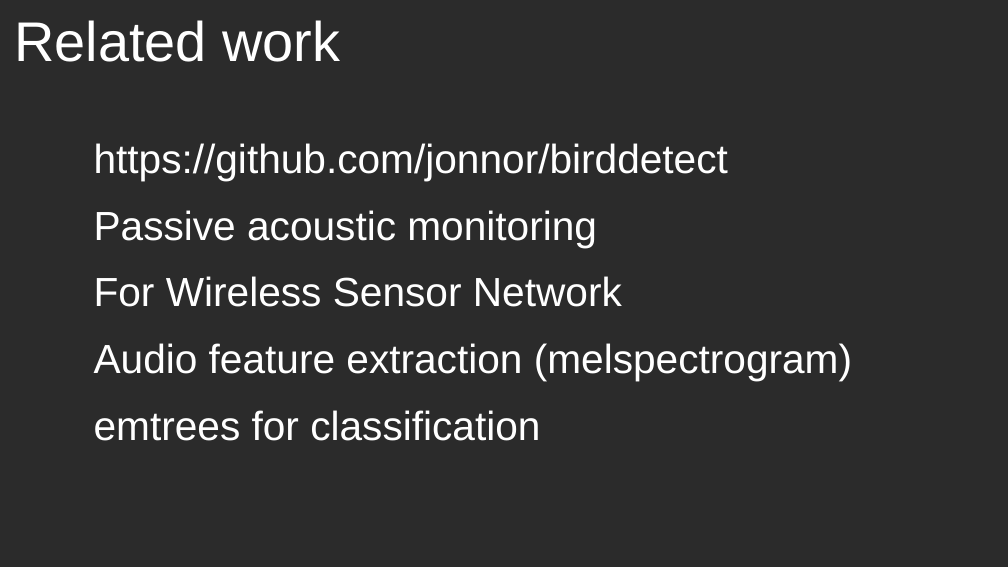
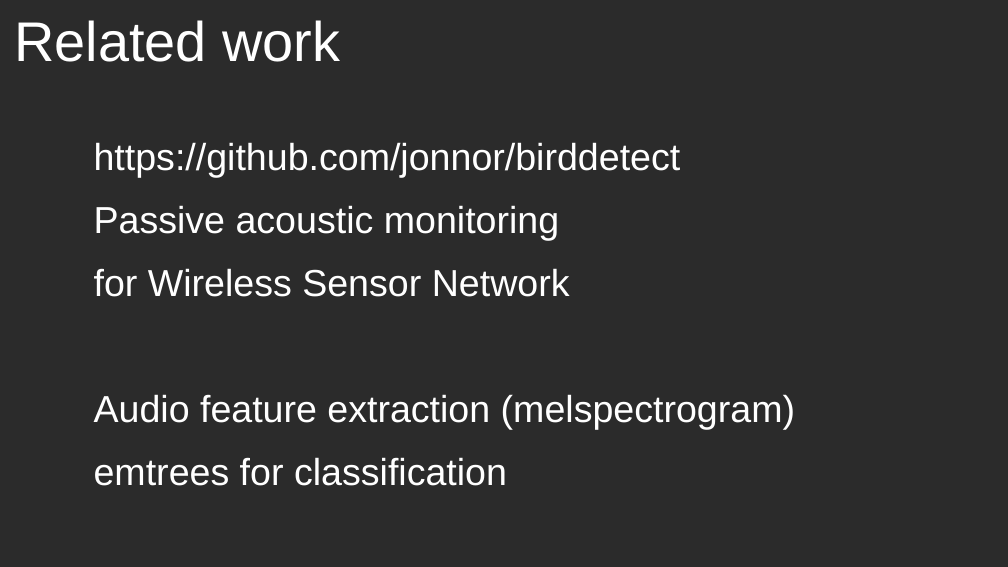
Before and after one commit to jonnor/embeddedml, a slide deck: slide 24 of doc/euroscipy2018/slides.odp (slide 23 before the commit). Drawn at 1008x567 pixels with LibreOffice and Linux fonts; fonts in the diff are those of the drawing; background and template pictures are left out; a plain dark background stands for a picture behind light text. Boxes give left, top, right and bottom in pixels: in the first picture for what was removed or moved away, otherwise in the second. Text is boxed around its words. In the diff, an @@ line names an element or a change of style, - is before the commit and + after.

```diff
--- a/doc/euroscipy2018/slides.odp
+++ b/doc/euroscipy2018/slides.odp
@@ text at bbox=[94, 142, 795, 486]: size 32 to 29.6 pt in "https://github.com/jonnor/birddetect", "Passive acoustic monitoring", "Audio feature extraction (melspectrogram)", "emtrees for classification" @@
@@ text at bbox=[94, 268, 570, 297]: text changed; size 32 to 29.6 pt @@
-For Wireless Sensor Network
+for Wireless Sensor Network
```
Also in this commit, not shown: 15 other slides changed, 3 slides added, 1 slide removed, 13 other files.
